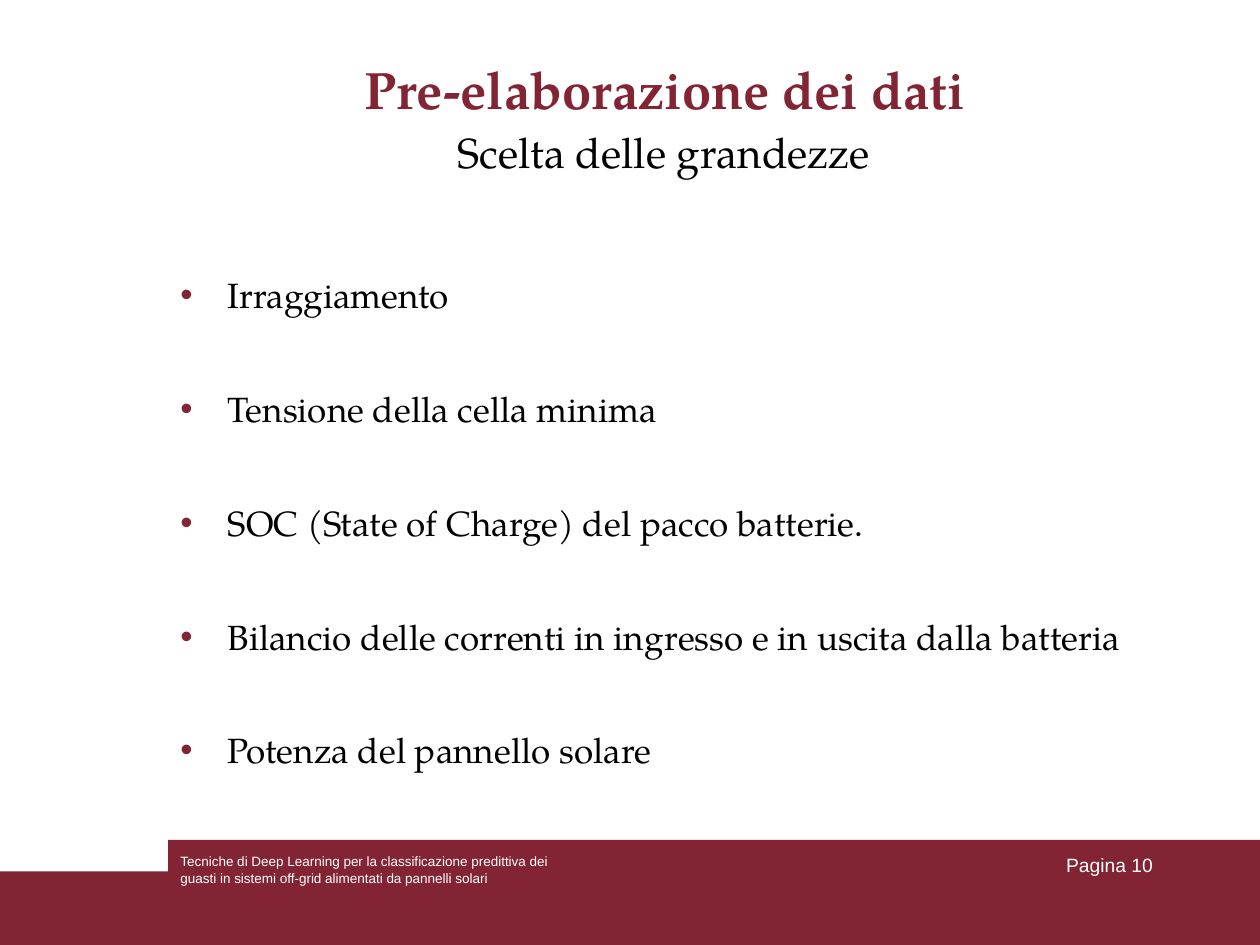
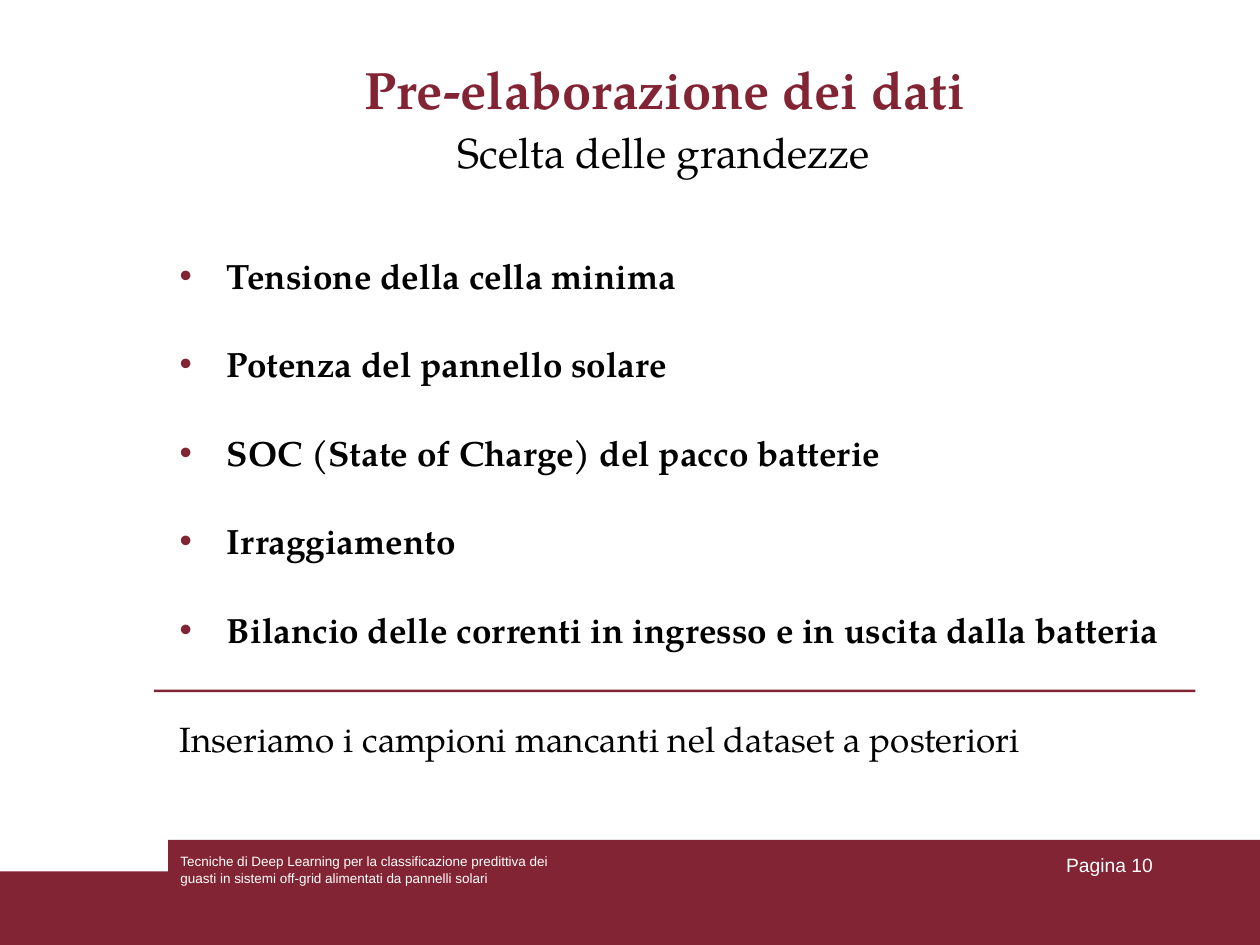
Before and after one commit to lorenzoooooo/DL-for-Predictive-Fault-Classification-in-Off-Grid-Systems, a slide deck: slide 10 of Presentazione_tesi.ppt. Drawn at 1260x945 pixels with LibreOffice and Linux fonts; fonts in the diff are those of the drawing. Boxes give left, top, right and bottom in pixels: in the first picture for what was removed or moved away, otherwise in the second. Text is boxed around its words. In the diff, an @@ line names an element or a change of style, - is before the commit and + after.

```diff
--- a/Presentazione_tesi.ppt
+++ b/Presentazione_tesi.ppt
@@ text at (x1=227, y1=263, x2=880, y2=476): paragraphs added @@
+• Tensione della cella minima
+• Potenza del pannello solare
+• SOC (State of Charge) del pacco batterie
@@ text at (x1=228, y1=396, x2=864, y2=546): paragraphs removed @@
-• Tensione della cella minima
-• SOC (State of Charge) del pacco batterie.
@@ text at (x1=227, y1=530, x2=1158, y2=653): bold on in "Irraggiamento", "Bilancio delle correnti in ingresso e in ..."; line spacing 2.5 to 1.9 @@
@@ line added from (154, 690) to (1196, 690), #822433 1.5 pt @@
@@ text at (x1=180, y1=726, x2=1020, y2=762): text changed @@
-• Potenza del pannello solare
+Inseriamo i campioni mancanti nel dataset a posteriori
```
Also in this commit, not shown: 17 other slides changed.
